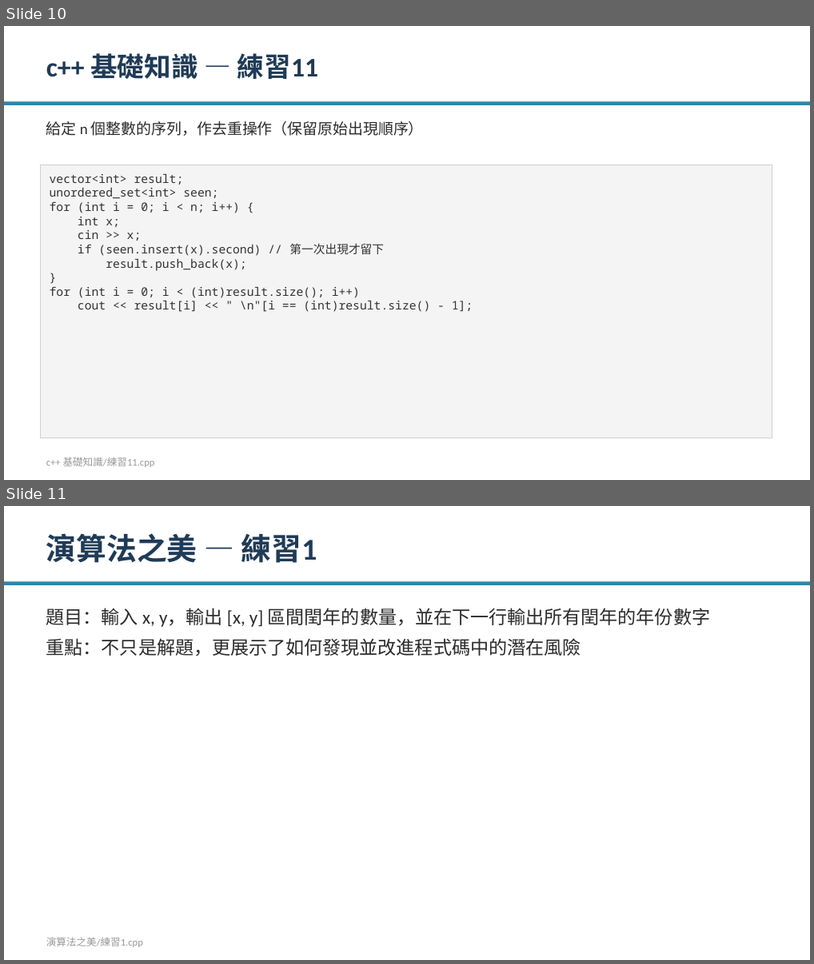
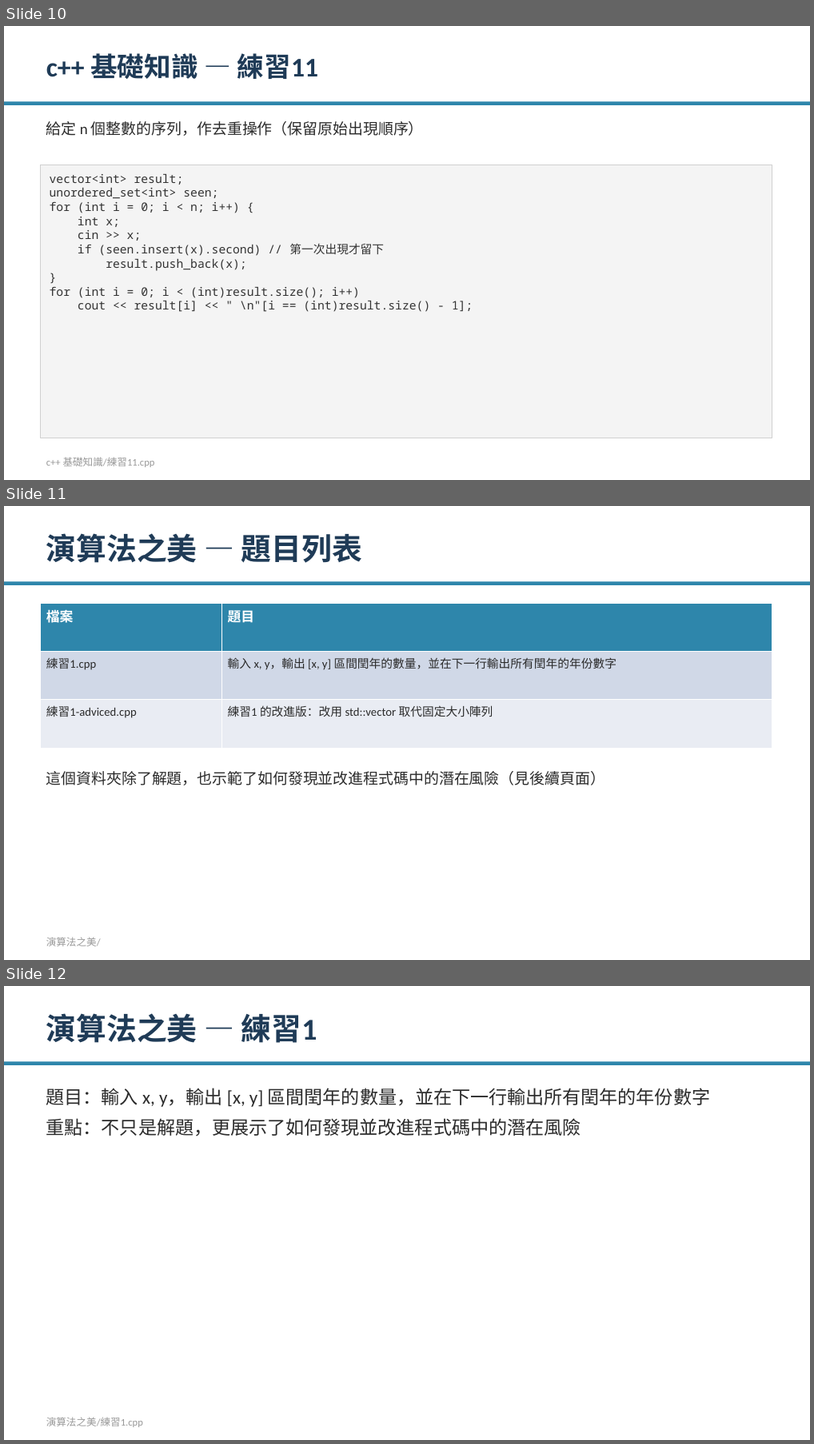
Before and after one commit to Ivan0206cool/cplusplus_practice, a slide deck: practice_intro.pptx. Shown one above the other, each under a label of ours: slides 10 and 11 before the commit, slides 10, 11 and 12 after it. The pictures are 814x964 and 814x1444 pixels, drawn with LibreOffice and Linux fonts; fonts in the diff are those of the drawing. Boxes give left, top, right and bottom in pixels: in the first picture for what was removed or moved away, otherwise in the second. Text is boxed around its words. In the diff, an @@ line names an element or a change of style, - is before the commit and + after.

```diff
--- a/practice_intro.pptx
+++ b/practice_intro.pptx
@@ slide 11 added at bbox=[4, 506, 810, 960], background #FFFFFF @@
@@ text added at bbox=[46, 533, 362, 563], 36 pt, text #1F3B57, bold @@
+演算法之美 — 題目列表
@@ rectangle added at bbox=[4, 582, 810, 585], fill #2E86AB @@
@@ table added at bbox=[40, 603, 772, 748], 3 rows, 2 columns @@
+檔案 | 題目
+練習1.cpp | 輸入 x, y，輸出 [x, y] 區間閏年的數量，並在下一行輸出所有閏年的年份數字
+練習1-adviced.cpp | 練習1 的改進版：改用 std::vector 取代固定大小陣列
@@ text added at bbox=[46, 771, 606, 785], 18 pt, text #2B2B2B @@
+這個資料夾除了解題，也示範了如何發現並改進程式碼中的潛在風險（見後續頁面）
@@ text added at bbox=[46, 936, 101, 946], 12 pt, text #999999 @@
+演算法之美/
@@ what was slide 11 is now slide 12 @@
```
